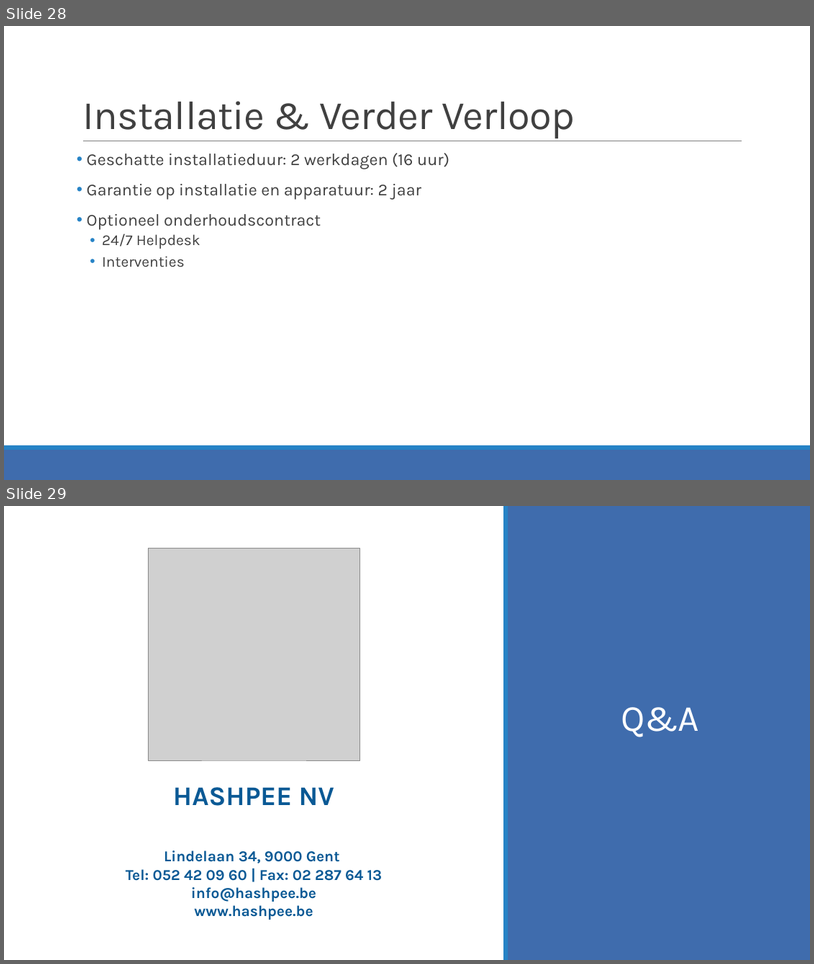
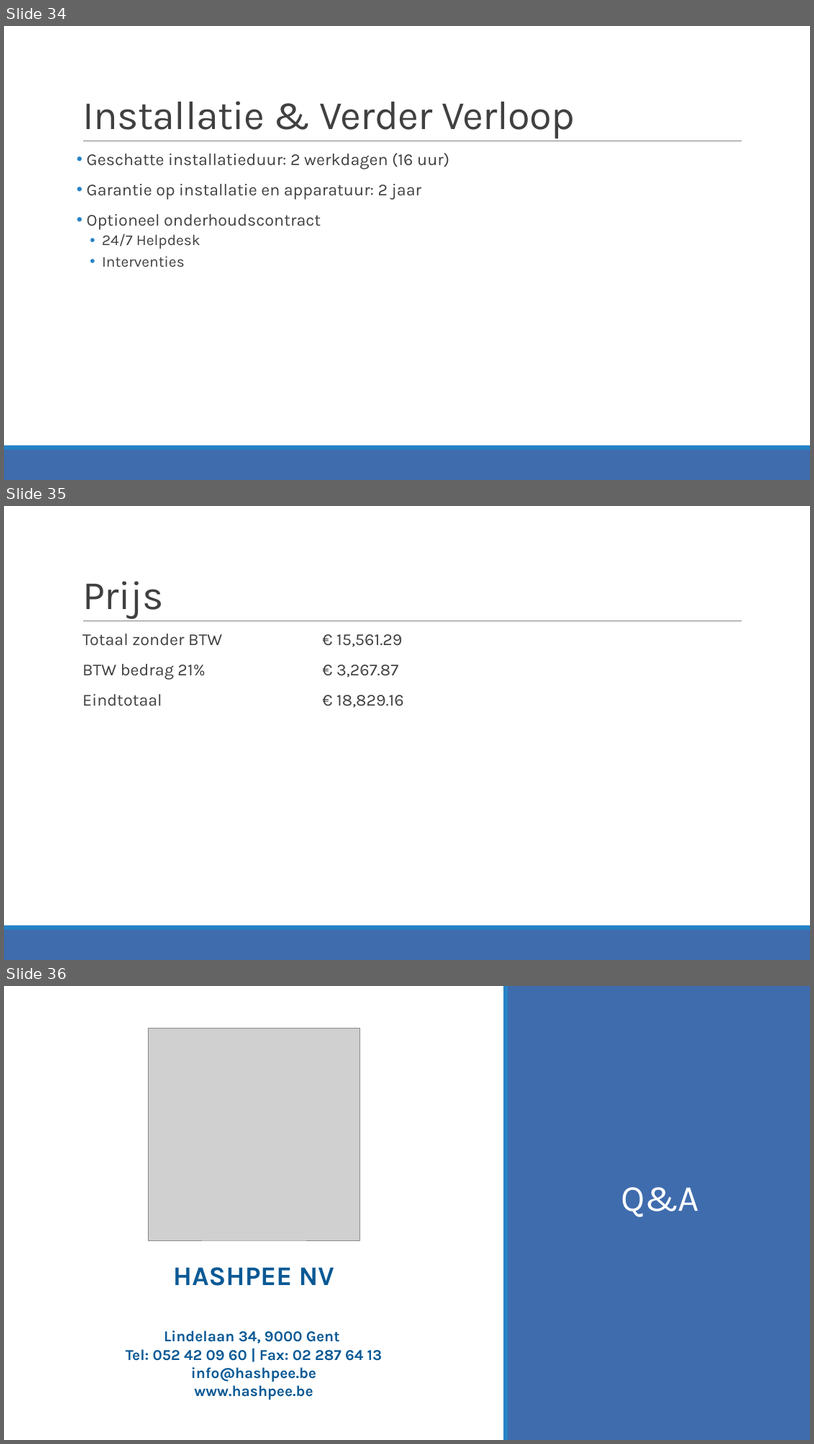
Before and after one commit to JensVL/projecten2, a slide deck: opdracht03/G24/Voorstelling G24.pptx. Shown one above the other, each under a label of ours: slides 28 and 29 before the commit, slides 34, 35 and 36 after it. The pictures are 814x964 and 814x1444 pixels, drawn with LibreOffice and Linux fonts; fonts in the diff are those of the drawing; grey boxes stand for pictures. Boxes give left, top, right and bottom in pixels: in the first picture for what was removed or moved away, otherwise in the second. Text is boxed around its words. In the diff, an @@ line names an element or a change of style, - is before the commit and + after.

```diff
--- a/opdracht03/G24/Voorstelling G24.pptx
+++ b/opdracht03/G24/Voorstelling G24.pptx
@@ slide 35 added at <box>4,506,810,960</box>, background #FFFFFF; not listed: 3 template elements that a slide beside it also shows @@
@@ title added at <box>82,581,163,619</box>, 48 pt, text #404040 @@
+Prijs
@@ text added at <box>82,633,404,708</box>, 20 pt, text #404040 @@
+  Totaal zonder BTW € 15,561.29
+  BTW bedrag 21% € 3,267.87
+  Eindtotaal € 18,829.16
@@ what was slide 28 is now slide 34 @@
@@ what was slide 29 is now slide 36 @@
```
Also in this commit, not shown: 6 slides changed, 6 other slides added, 2 other files.
